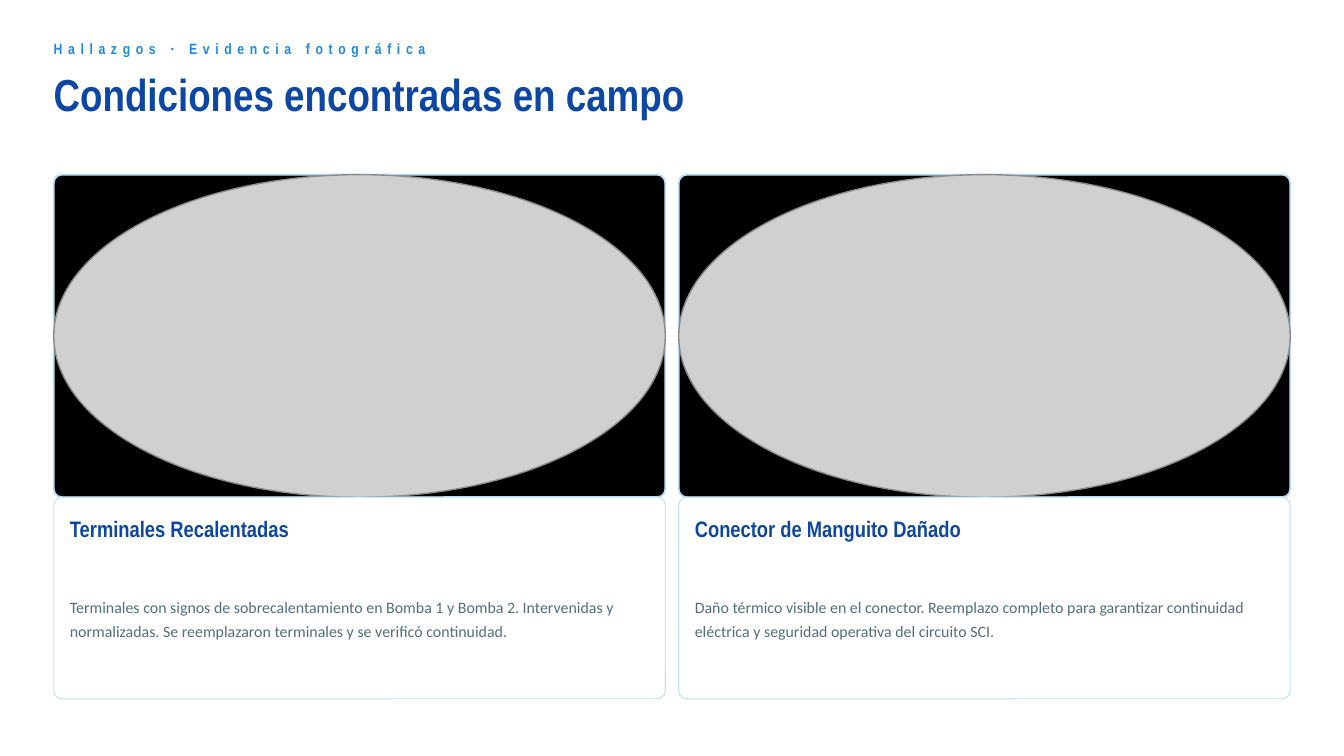
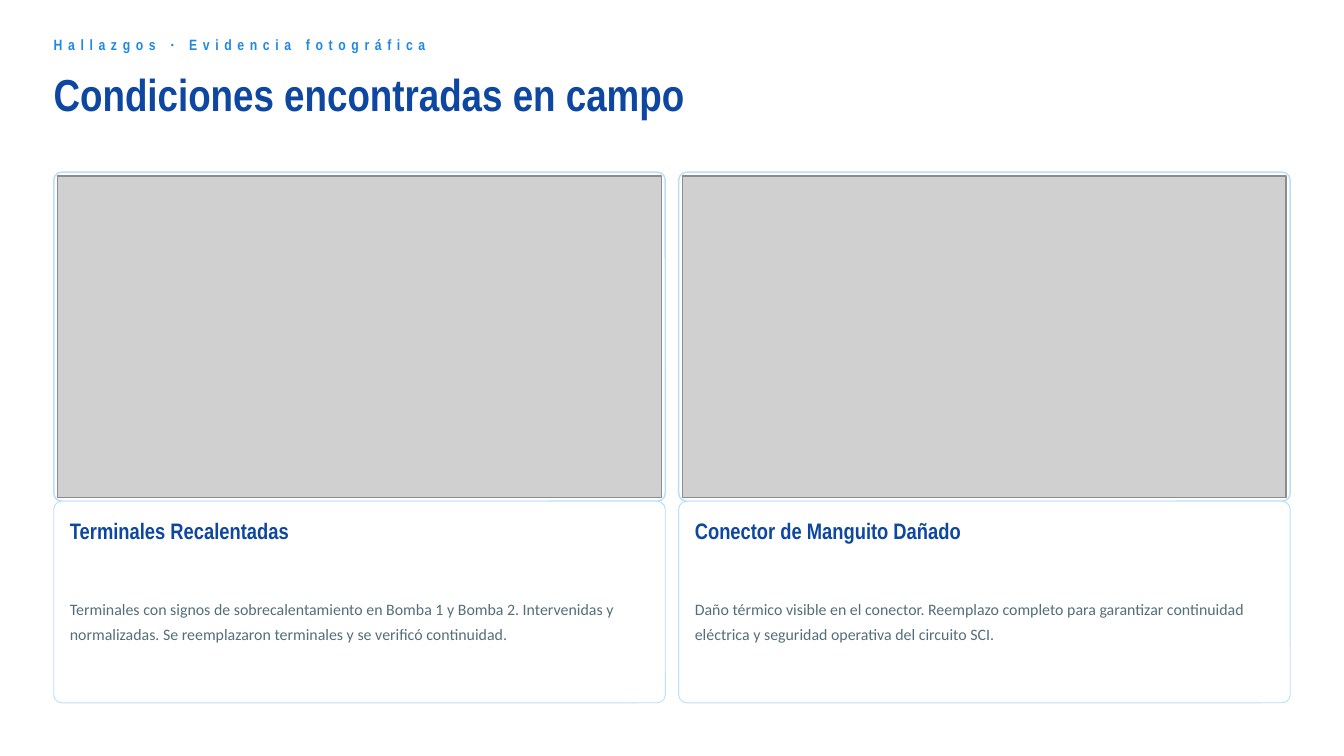
Before and after one commit to adrianchuez2001-png/kewei, a slide deck: slide 3 of Reporte_SST_Semana36.pptx. Drawn at 1344x756 pixels with LibreOffice and Linux fonts; fonts in the diff are those of the drawing; grey boxes stand for pictures. Boxes give left, top, right and bottom in pixels: in the first picture for what was removed or moved away, otherwise in the second. Text is boxed around its words. In the diff, an @@ line names an element or a change of style, - is before the commit and + after.

```diff
--- a/Reporte_SST_Semana36.pptx
+++ b/Reporte_SST_Semana36.pptx
@@ text "Hallazgos · Evidencia fotográfica": place and size @@
-text "Hallazgos · Evidencia fotográfica" at bbox=[54, 43, 425, 57]
+text "Hallazgos · Evidencia fotográfica" at bbox=[54, 39, 425, 53]
@@ rounded rectangle: place and size @@
-rounded rectangle at bbox=[54, 175, 665, 497]
+rounded rectangle at bbox=[54, 172, 665, 501]
@@ rounded rectangle at bbox=[54, 172, 665, 501]: fill #000000 to #FFFFFF; outline #BBDEFB 1 pt to #BBDEFB 0.8 pt; proportions changed @@
@@ picture: place and size @@
-picture at bbox=[54, 175, 665, 497]
+picture at bbox=[58, 176, 661, 497]
@@ rounded rectangle at bbox=[679, 172, 1290, 501]: fill #000000 to #FFFFFF; outline #BBDEFB 1 pt to #BBDEFB 0.8 pt; proportions changed @@
@@ rounded rectangle: place and size @@
-rounded rectangle at bbox=[679, 175, 1290, 497]
+rounded rectangle at bbox=[679, 172, 1290, 501]
@@ picture: place and size @@
-picture at bbox=[679, 175, 1290, 497]
+picture at bbox=[683, 176, 1286, 497]
@@ rounded rectangle: place and size @@
-rounded rectangle at bbox=[54, 497, 665, 699]
+rounded rectangle at bbox=[54, 501, 665, 703]
@@ rounded rectangle: place and size @@
-rounded rectangle at bbox=[679, 497, 1290, 699]
+rounded rectangle at bbox=[679, 501, 1290, 703]
```
Also in this commit, not shown: 7 other slides changed, 1 other file.
